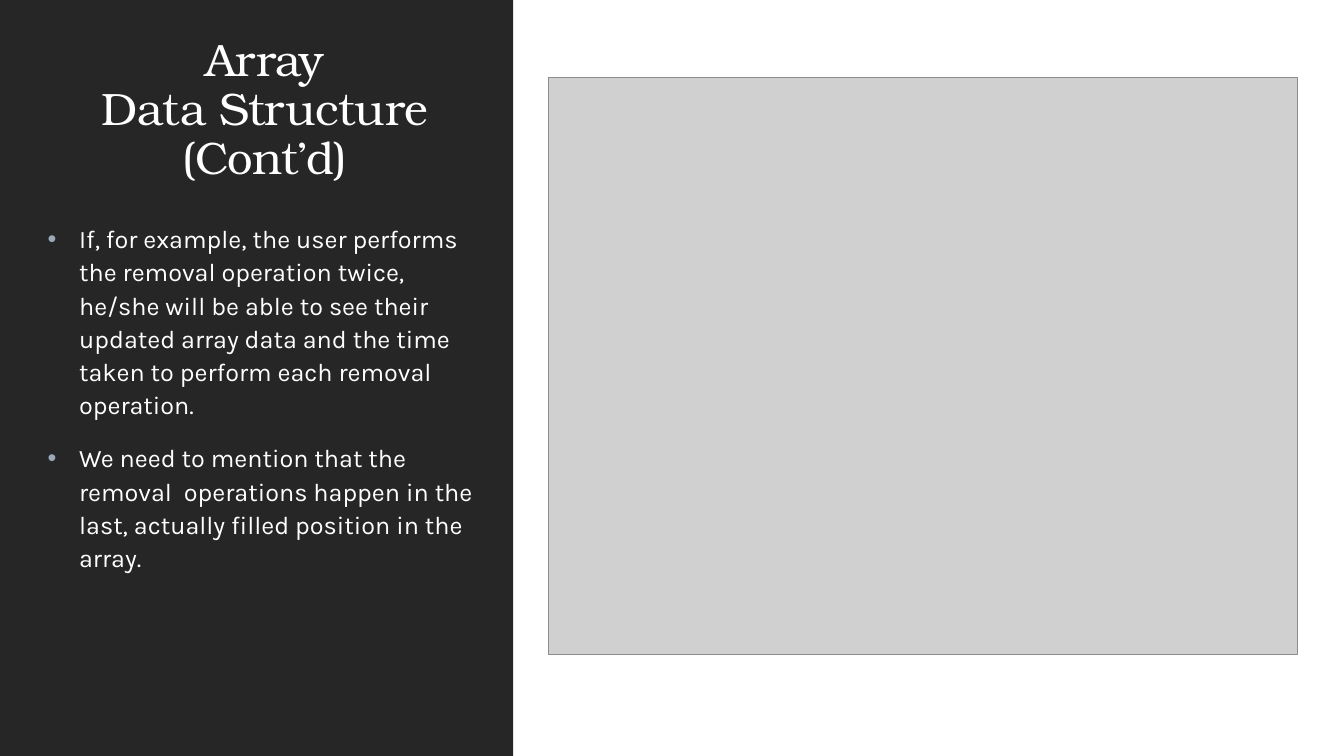
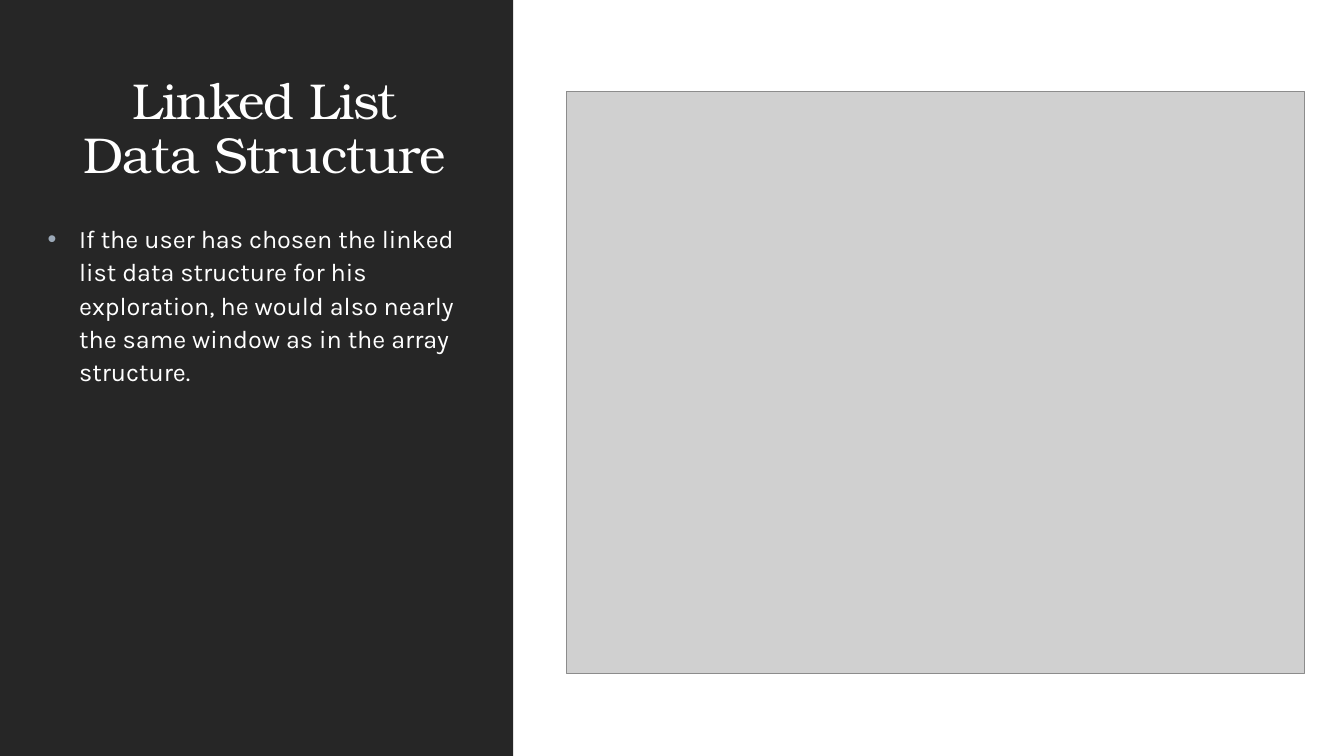
Before and after one commit to Eman-123-eng/Data-Struc.-Visualization, a slide deck: slide 7 of Data Structure Visualization.pptx. Drawn at 1344x756 pixels with LibreOffice and Linux fonts; fonts in the diff are those of the drawing; grey boxes stand for pictures. Boxes give left, top, right and bottom in pixels: in the first picture for what was removed or moved away, otherwise in the second. Text is boxed around its words. In the diff, an @@ line names an element or a change of style, - is before the commit and + after.

Commit message:
update performance

```diff
--- a/Data Structure Visualization.pptx
+++ b/Data Structure Visualization.pptx
@@ title at (83,83,446,174): text changed; size 32.4 to 36 pt @@
-Array
-Data Structure
-(Cont’d)
+Linked List
+Data Structure
@@ picture: place and size @@
-picture at (548,78,1298,654)
+picture at (567,92,1305,674)
@@ text at (79,230,454,382): text changed @@
-• If, for example, the user performs the removal operation twice, he/she will be able to see their updated array data and the time taken to perform each removal operation.
-• We need to mention that the removal operations happen in the last, actually filled position in the array.
+• If the user has chosen the linked list data structure for his exploration, he would also nearly the same window as in the array structure.
```
Also in this commit, not shown: 4 other slides changed, 29 other files.
